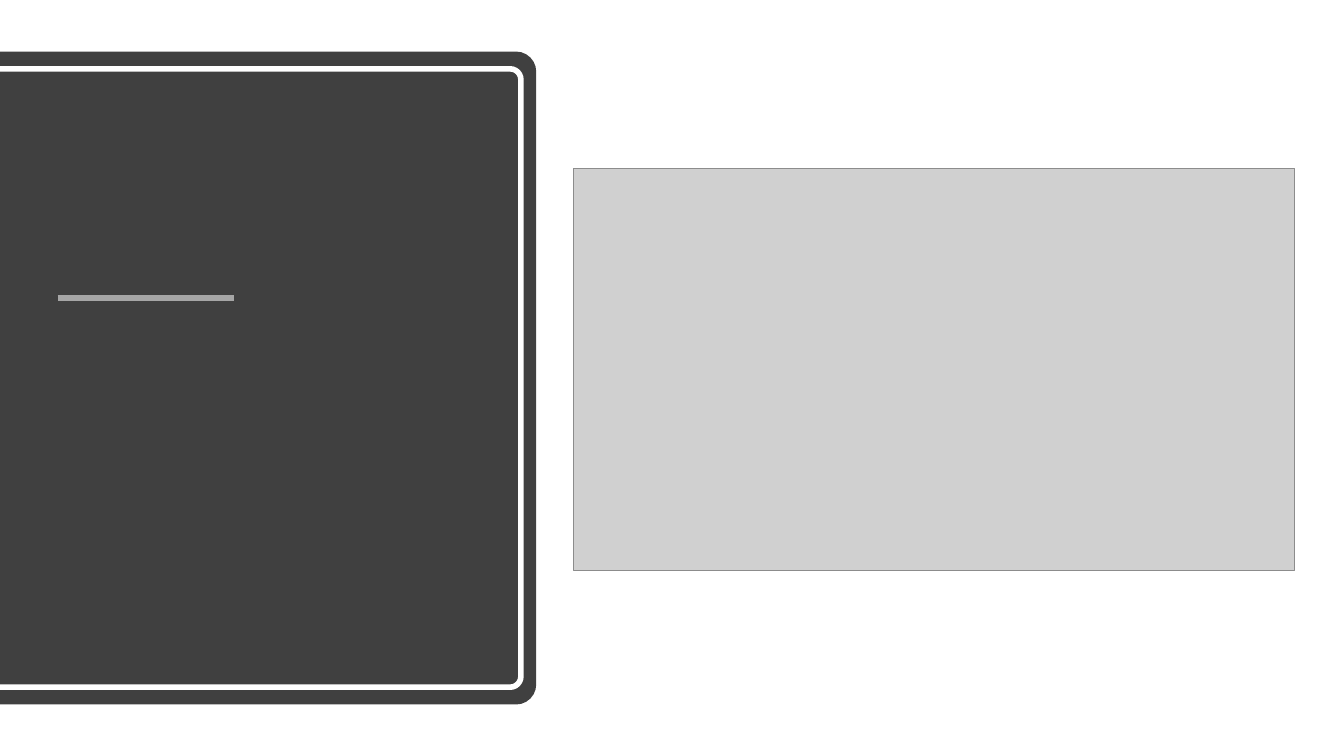
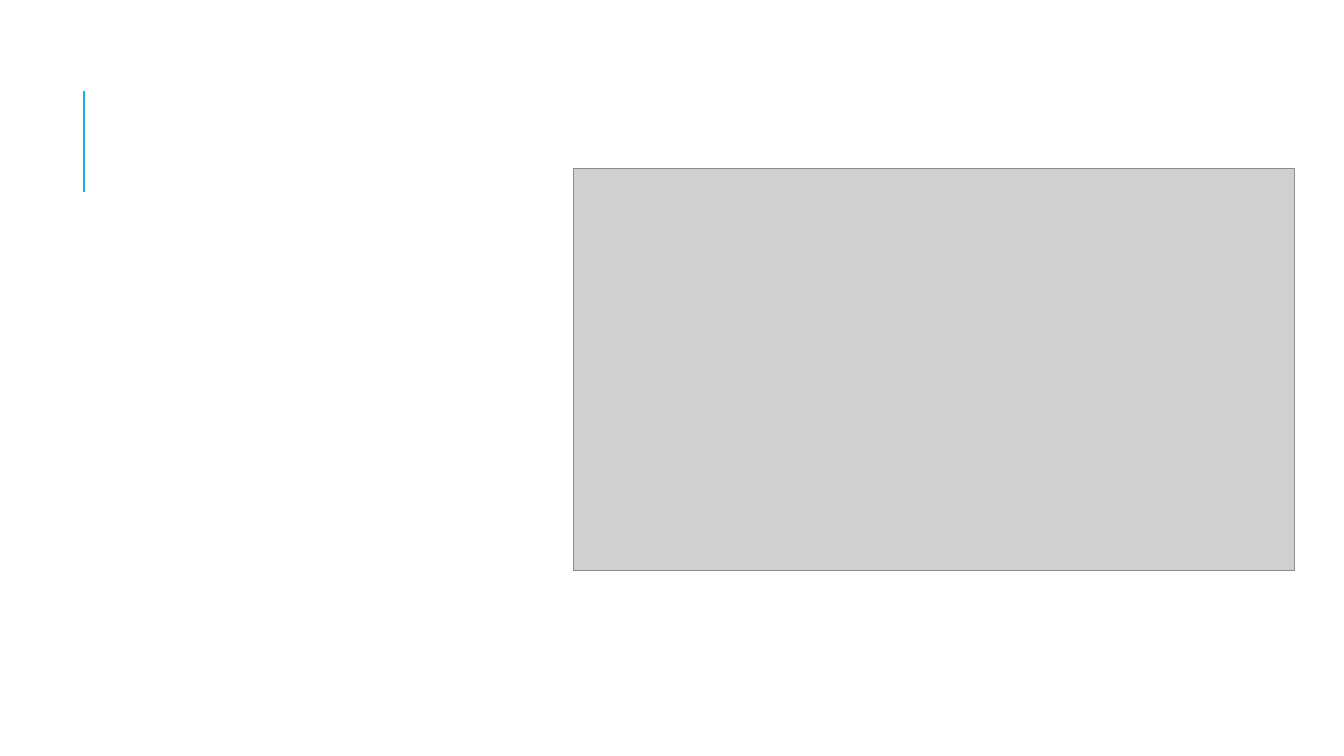
Before and after one commit to seyous/SAMQinetic, a slide deck: slide 4 of Documents/Automation Setup.pptx. Drawn at 1344x756 pixels with LibreOffice and Linux fonts; fonts in the diff are those of the drawing; grey boxes stand for pictures. Boxes give left, top, right and bottom in pixels: in the first picture for what was removed or moved away, otherwise in the second. Text is boxed around its words. In the diff, an @@ line names an element or a change of style, - is before the commit and + after.

```diff
--- a/Documents/Automation Setup.pptx
+++ b/Documents/Automation Setup.pptx
@@ round same rect removed at (0,51,536,705) @@
@@ round same rect removed at (0,69,521,687) @@
@@ line added from (84, 192) to (84, 91), #1CADE4 1.5 pt @@
@@ line removed from (57, 298) to (234, 298) @@
```
Also in this commit, not shown: 14 other slides changed, 7 slides added, 7 slides removed.
